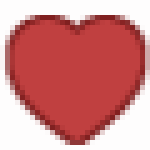
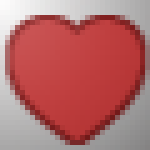
Layers edited between the first and the second 150x150 image:
added layer "Enlightenment" (soft light, 50%) above "Heart" over [0,0,150,150]
